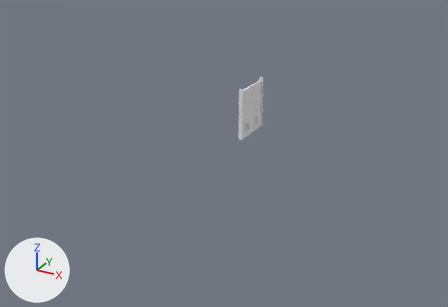
An edit to the FBX model zUMHbies_unity/Assets/Models/BathroomDoor/BoorBathroom.fbx, drawn before and after from the same camera.
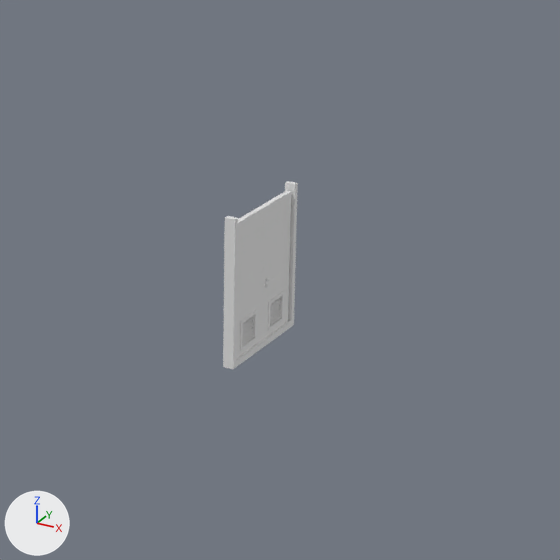
Each version appears first whole from a camera (50 mm lens) standing at (0.179, -0.389, 0.164) and looking at (-0.011, -0.043, -0.009), and next in a close-up on the part from 37% to 78% of the width and 5% to 66% of the height. Every picture has the same lights, and +X, +Y and +Z are marked at lower left. Where no turn or scale is listed for an object, it has been applied to the vertices. Vertices at the same position are counted once.

Script lines for the objects in view, before the commit:
```python
me_maindoor = bpy.data.meshes.new('MainDoor')
me_maindoor.from_pydata(...)  # 576 vertices, 104 faces; spans x -0.0012..0.0049, y -0.0072..0.0072, z -0.0083..0.0256
# faces by material slot: [96, 8]
me_maindoor.materials.append(mat_doormetal)  # white #e7e7e7
me_maindoor.materials.append(mat_material)  # white #e7e7e7
me_marco = bpy.data.meshes.new('Marco')
me_marco.from_pydata(...)  # 20 vertices, 10 faces; spans x -0.104..0.08, y -0.114..0.07, z -0.018..0.018
me_marco.materials.append(mat_doorblack)  # white #e7e7e7
me_secdoor = bpy.data.meshes.new('SecDoor')
me_secdoor.from_pydata(...)  # 535 vertices, 78 faces; spans x -0.0009..0.0049, y -0.0072..0.0074, z -0.0083..0.0256
# faces by material slot: [9, 62, 7]
me_secdoor.materials.append(mat_doorblack)  # white #e7e7e7
me_secdoor.materials.append(mat_doormetal_001)  # white #e7e7e7
me_secdoor.materials.append(mat_material_009)  # white #e7e7e7
ob_maindoor = bpy.data.objects.new('MainDoor', me_maindoor)
ob_maindoor.location = (-0.0045, -0.0086, 0.0078)
ob_marco = bpy.data.objects.new('Marco', me_marco)
ob_marco.location = (-0.0045, -0.0156, 0.0169)
ob_secdoor = bpy.data.objects.new('SecDoor', me_secdoor)
ob_secdoor.location = (-0.0045, -0.0232, 0.0078)
```
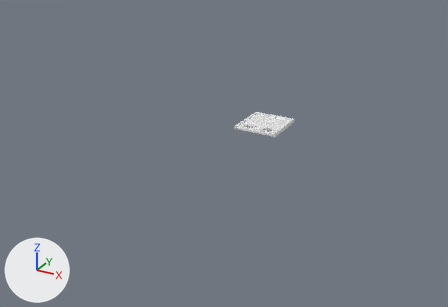
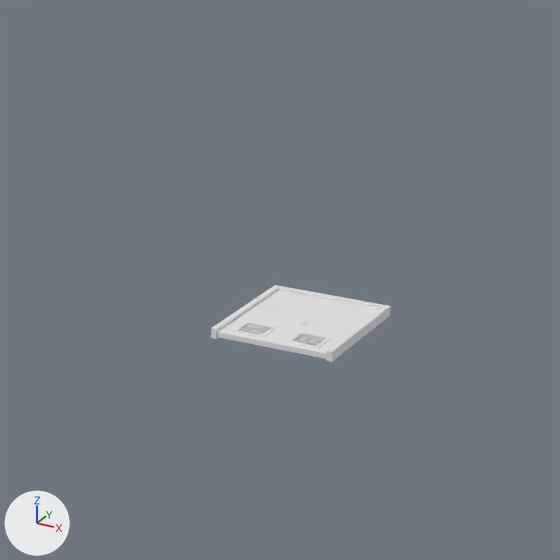
Location of each change, [x1, y1, x2, y2] in pixels of the close-ups (560 x 560 px; the box of a moved part takes in the faces that stretch with it):
'MainDoor', reshaped, moved: before [259, 191, 291, 340]; after [272, 300, 379, 359]
'SecDoor', reshaped, moved: before [236, 207, 264, 358]; after [217, 291, 330, 348]
'Marco', reshaped, moved: before [223, 181, 298, 369]; after [211, 285, 391, 362]
part 2 of me_secdoor, moved or reshaped: before [243, 321, 254, 330]; after [240, 330, 262, 335]
part 3 of me_secdoor, moved or reshaped: before [243, 325, 254, 334]; after [242, 328, 264, 334]
part 4 of me_secdoor, moved or reshaped: before [243, 328, 253, 337]; after [244, 327, 267, 333]
part 5 of me_secdoor, moved or reshaped: before [242, 332, 253, 341]; after [245, 326, 268, 331]
part 6 of me_secdoor, moved or reshaped: before [242, 335, 253, 345]; after [247, 325, 269, 330]
part 7 of me_secdoor, added: after [217, 291, 330, 348]
part 8 of me_secdoor, deleted: before [236, 207, 264, 358]

Edits to the bpy script that builds the scene:
```text
Change me_maindoor:
    where me_maindoor.from_pydata(...)  # 576 vertices, 104 faces; spans x -0.0012..0.0049, y -0.0072..0.0072, z -0.0083..0.0256
    used by ob_maindoor; location = (-0.0045, -0.0086, 0.0078)
    me_maindoor part 9: the whole mesh is multiplied about its middle by the matrix ((0.0, 1.0, 0.0), (0.0, 0.0, 1.0), (1.0, 0.0, 0.0)), then moved by (0.0042, 0.0009, -0.0073)
Change me_secdoor:
    used by ob_secdoor; location = (-0.0045, -0.0232, 0.0078)
    remove me_secdoor.from_pydata(...)  # 535 vertices, 78 faces; spans x -0.0009..0.0049, y -0.0072..0.0074, z -0.0083..0.0256
    add me_secdoor.from_pydata(...)  # 536 vertices, 78 faces; spans x -0.0158..-0.0011, y -0.0161..0.0178, z -0.0015..0.0044
    me_secdoor part 2: the loose piece of 8 vertices spanning x -0.0005..0.0005, y -0.0034..0.0034, z -0.002..-0.0013 is multiplied about its middle by the matrix ((0.0, 1.0, 0.0), (0.0, 0.0, 1.0), (1.0, 0.0, 0.0)), then moved by (-0.0085, -0.0112, 0.0011)
    me_secdoor part 3: the loose piece of 8 vertices spanning x -0.0005..0.0005, y -0.0034..0.0034, z -0.0029..-0.0022 is multiplied about its middle by the matrix ((0.0, 1.0, 0.0), (0.0, 0.0, 1.0), (1.0, 0.0, 0.0)), then moved by (-0.0085, -0.0103, 0.002)
    me_secdoor part 4: the loose piece of 8 vertices spanning x -0.0005..0.0005, y -0.0034..0.0034, z -0.0038..-0.0031 is multiplied about its middle by the matrix ((0.0, 1.0, 0.0), (0.0, 0.0, 1.0), (1.0, 0.0, 0.0)), then moved by (-0.0085, -0.0094, 0.0029)
    me_secdoor part 5: the loose piece of 8 vertices spanning x -0.0005..0.0005, y -0.0034..0.0034, z -0.0047..-0.004 is multiplied about its middle by the matrix ((0.0, 1.0, 0.0), (0.0, 0.0, 1.0), (1.0, 0.0, 0.0)), then moved by (-0.0085, -0.0085, 0.0038)
    me_secdoor part 6: the loose piece of 8 vertices spanning x -0.0005..0.0005, y -0.0034..0.0034, z -0.0056..-0.0049 is multiplied about its middle by the matrix ((0.0, 1.0, 0.0), (0.0, 0.0, 1.0), (1.0, 0.0, 0.0)), then moved by (-0.0085, -0.0077, 0.0047)
    me_secdoor part 7: a new loose piece of 58 vertices spanning x -0.0158..-0.0011, y -0.0161..0.0178, z -0.0015..0.0003
    me_secdoor part 8: the loose piece of 57 vertices spanning x -0.0009..0.0009, y -0.0072..0.0074, z -0.0083..0.0256 is deleted
Change me_marco:
    where me_marco.from_pydata(...)  # 20 vertices, 10 faces; spans x -0.104..0.08, y -0.114..0.07, z -0.018..0.018
    used by ob_marco; location = (-0.0045, -0.0156, 0.0169)
    me_marco part 1: the whole mesh is multiplied about its middle by the matrix ((0.0, -0.973, 0.0), (0.0, 0.0, -0.973), (0.973, 0.0, 0.0)), then moved by (0.032, 0.023, -0.012)
Change ob_maindoor:
    ob_maindoor.location: (-0.0045, -0.0086, 0.0078) -> (0.0, 0.0, 0.0)
Change ob_secdoor:
    ob_secdoor.location: (-0.0045, -0.0232, 0.0078) -> (0.0, 0.0, 0.0)
Change ob_marco:
    ob_marco.location: (-0.0045, -0.0156, 0.0169) -> (0.0, 0.0, 0.0)
```
